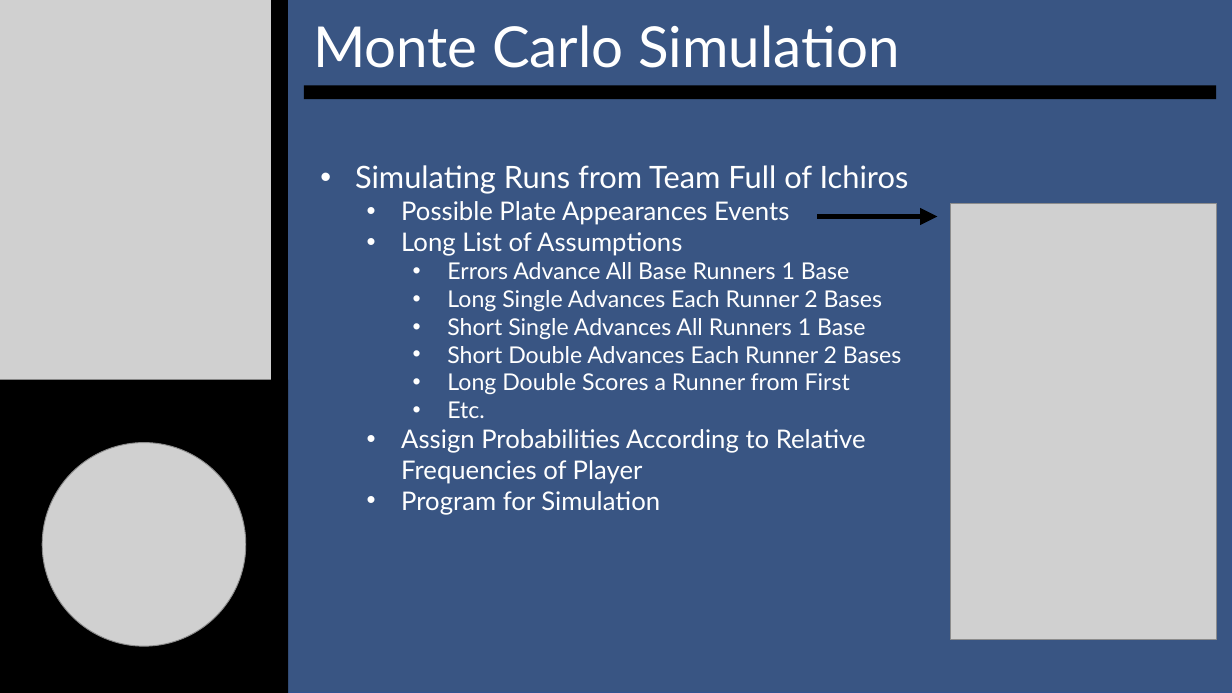
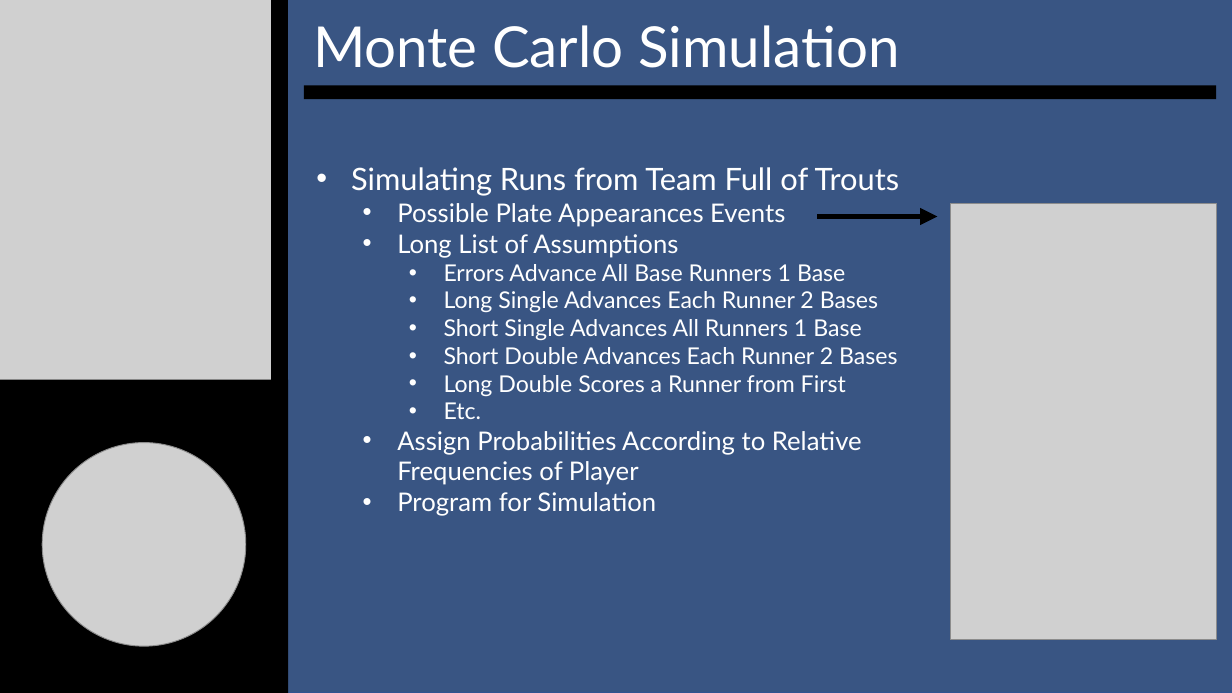
Before and after one commit to SuperMarioGiacomazzo/STOR538_WEBSITE, a slide deck: slide 6 of Slides/Baseball 4/Baseball_4_Lecture.pptx. Drawn at 1232x693 pixels with LibreOffice and Linux fonts; fonts in the diff are those of the drawing; grey boxes stand for pictures. Boxes give left, top, right and bottom in pixels: in the first picture for what was removed or moved away, otherwise in the second. Text is boxed around its words. In the diff, an @@ line names an element or a change of style, - is before the commit and + after.

```diff
--- a/Slides/Baseball 4/Baseball_4_Lecture.pptx
+++ b/Slides/Baseball 4/Baseball_4_Lecture.pptx
@@ text at box(351, 167, 899, 196): text changed @@
-• Simulating Runs from Team Full of Ichiros
+• Simulating Runs from Team Full of Trouts
```
Also in this commit, not shown: 7 other slides changed, 1 slide added, 1 slide removed, 3 other files.
